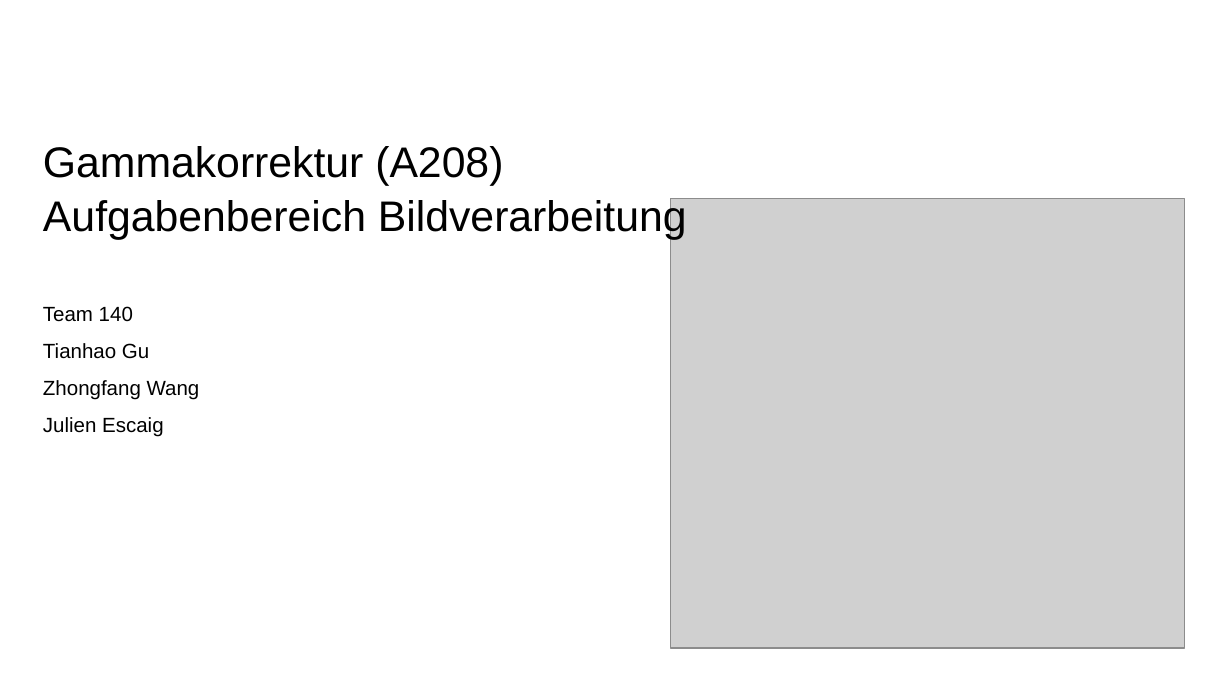
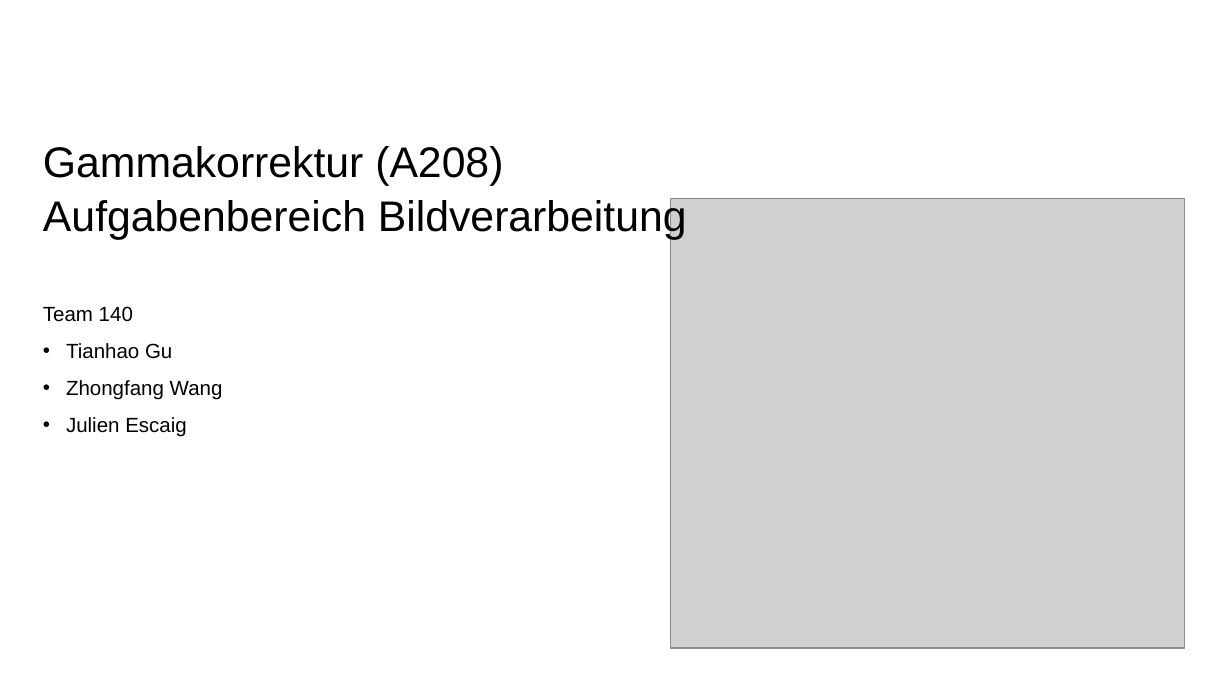
Before and after one commit to tianhaogutum/1, a slide deck: slide 1 of Vortrag/Vortrag.pptx. Drawn at 1232x693 pixels with LibreOffice and Linux fonts; fonts in the diff are those of the drawing; grey boxes stand for pictures; background and template pictures are left out. Boxes give left, top, right and bottom in pixels: in the first picture for what was removed or moved away, otherwise in the second. Text is boxed around its words. In the diff, an @@ line names an element or a change of style, - is before the commit and + after.

```diff
--- a/Vortrag/Vortrag.pptx
+++ b/Vortrag/Vortrag.pptx
@@ text at box(66, 343, 223, 437): bullet none to • @@
```
Also in this commit, not shown: 9 other slides changed, 3 slides added, 1 slide removed, 3 other files.
